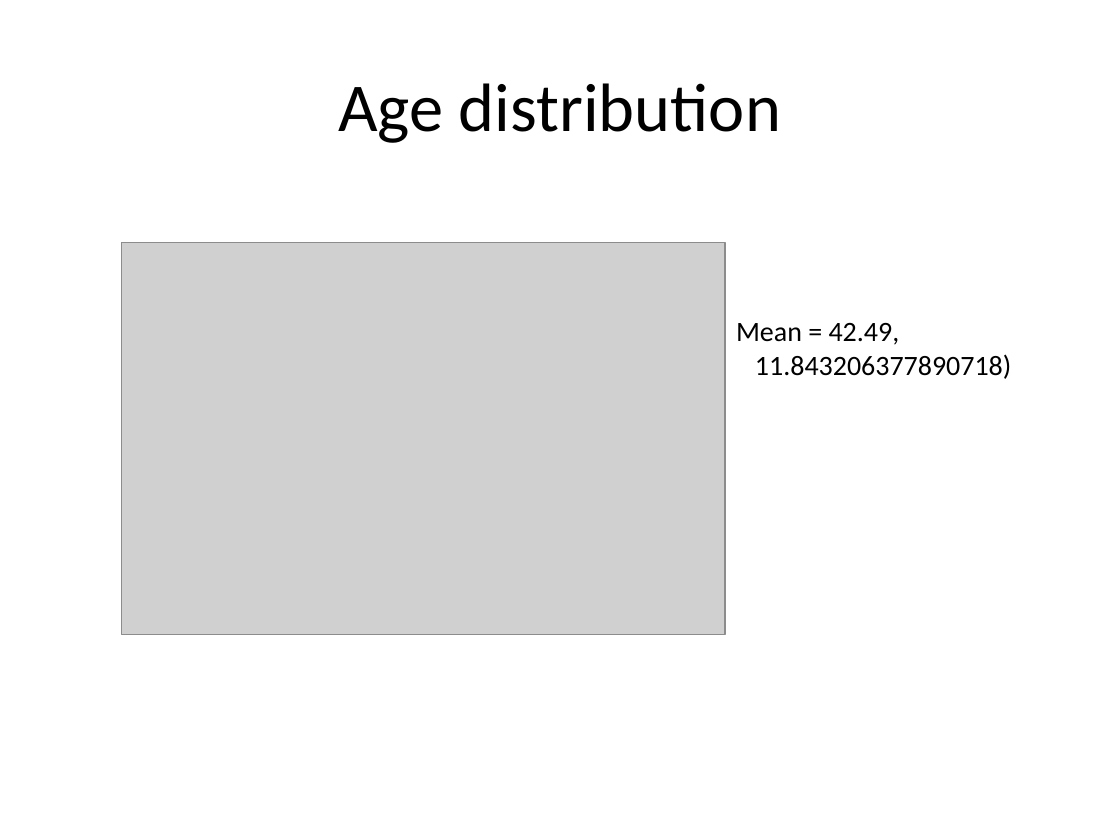
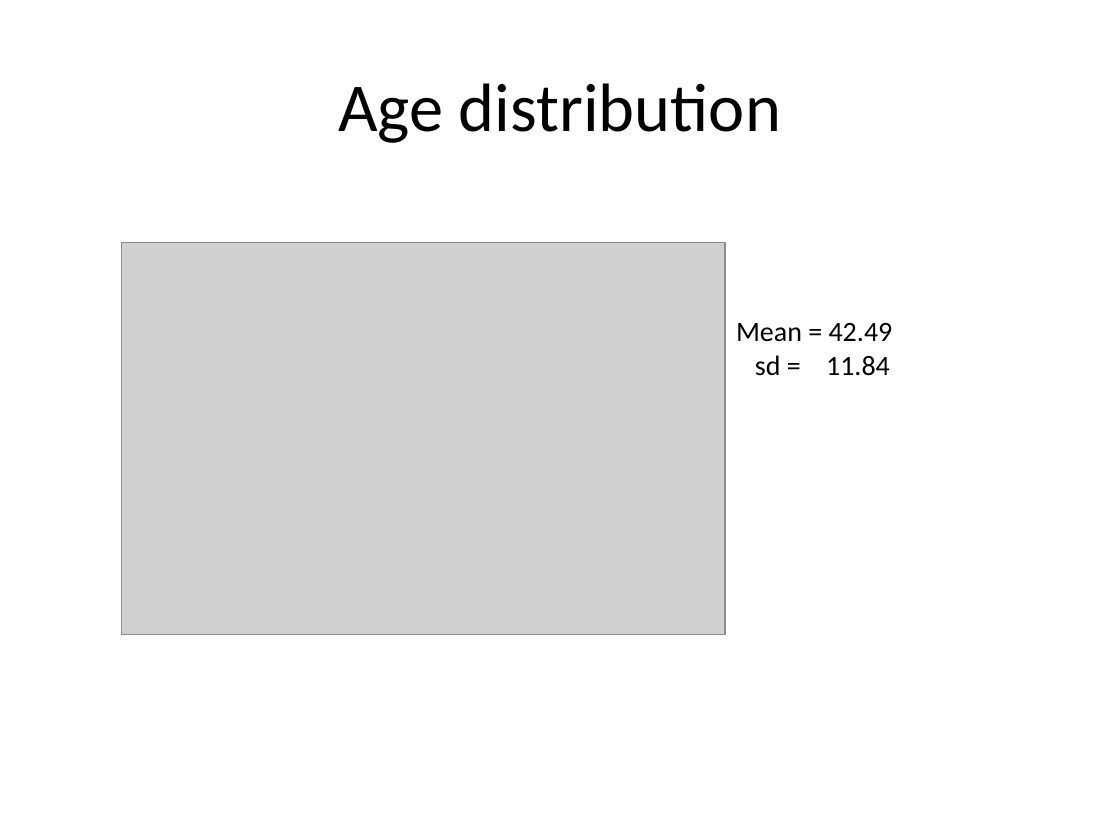
Before and after one commit to rkrtiwari/ponpare, a slide deck: slide 10 of exploratory_analysis.pptx. Drawn at 1120x840 pixels with LibreOffice and Linux fonts; fonts in the diff are those of the drawing; grey boxes stand for pictures. Boxes give left, top, right and bottom in pixels: in the first picture for what was removed or moved away, otherwise in the second. Text is boxed around its words. In the diff, an @@ line names an element or a change of style, - is before the commit and + after.

```diff
--- a/exploratory_analysis.pptx
+++ b/exploratory_analysis.pptx
@@ text at (x1=736, y1=323, x2=893, y2=376): text changed @@
-Mean = 42.49,
-11.843206377890718)
+Mean = 42.49
+sd = 11.84
```
Also in this commit, not shown: 1 slide added.
